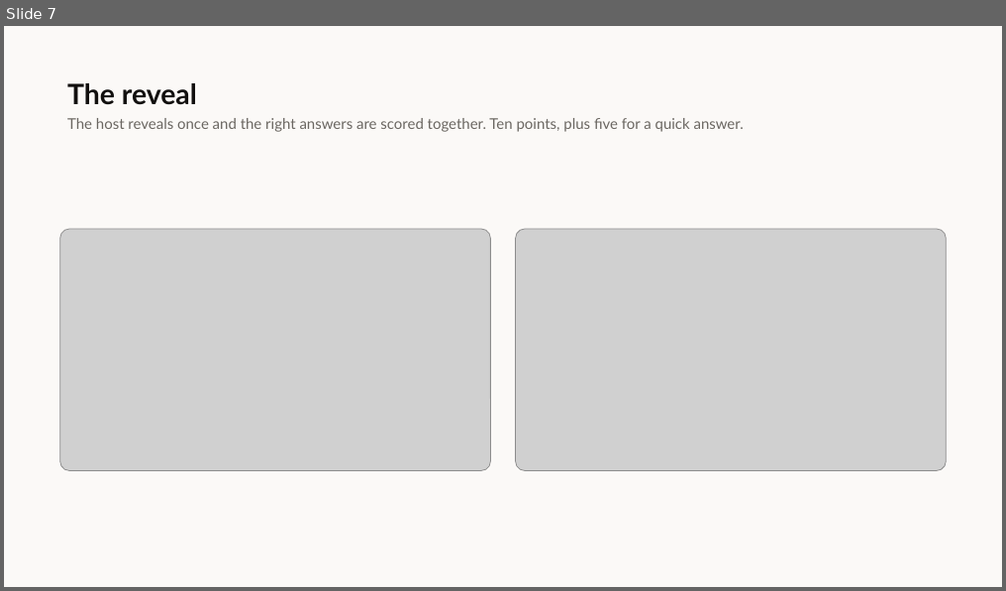
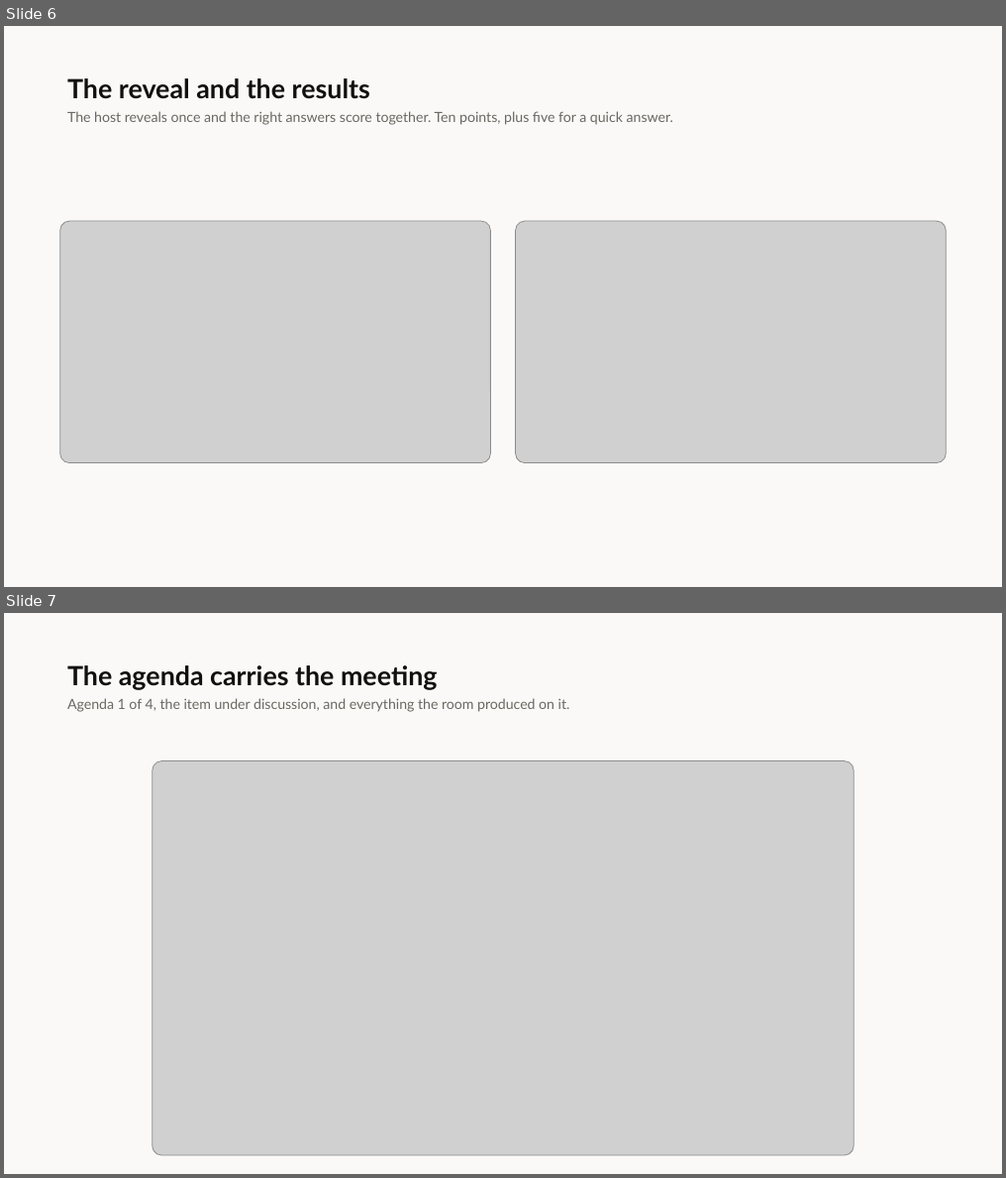
Before and after one commit to Herman-Gathege/Mshikaki-Meetings-App, a slide deck: docs/presentations/Mshikaki-Walkthrough.pptx. Shown one above the other, each under a label of ours: slide 7 before the commit, slides 6 and 7 after it. The pictures are 1006x591 and 1006x1178 pixels, drawn with LibreOffice and Linux fonts; fonts in the diff are those of the drawing; grey boxes stand for pictures. Boxes give left, top, right and bottom in pixels: in the first picture for what was removed or moved away, otherwise in the second. Text is boxed around its words. In the diff, an @@ line names an element or a change of style, - is before the commit and + after.

```diff
--- a/docs/presentations/Mshikaki-Walkthrough.pptx
+++ b/docs/presentations/Mshikaki-Walkthrough.pptx
@@ slide 7 added at (x1=4, y1=613, x2=1002, y2=1174), background #FBF9F7 @@
@@ text added at (x1=67, y1=665, x2=438, y2=690), 25.5 pt, text #12100F, bold @@
+The agenda carries the meeting
@@ text added at (x1=67, y1=698, x2=570, y2=712), 13.5 pt, text #6B6762 @@
+Agenda 1 of 4, the item under discussion, and everything the room produced on it.
@@ picture added at (x1=152, y1=761, x2=853, y2=1156) @@
@@ what was slide 7 is now slide 6 @@
@@ slide 6 changed as well @@
@@ text at (x1=67, y1=78, x2=370, y2=99): text changed; size 27 to 25.5 pt @@
-The reveal
+The reveal and the results
@@ text at (x1=67, y1=111, x2=673, y2=125): text changed; size 14.2 to 13.5 pt @@
-The host reveals once and the right answers are scored together. Ten points, plus five for a quick answer.
+The host reveals once and the right answers score together. Ten points, plus five for a quick answer.
@@ picture moved from (x1=60, y1=229, x2=491, y2=471) to (x1=60, y1=221, x2=491, y2=464) @@
@@ picture moved from (x1=515, y1=229, x2=945, y2=471) to (x1=515, y1=221, x2=945, y2=464) @@
```
Also in this commit, not shown: 7 other slides changed, 5 other slides added, 5 slides removed.
